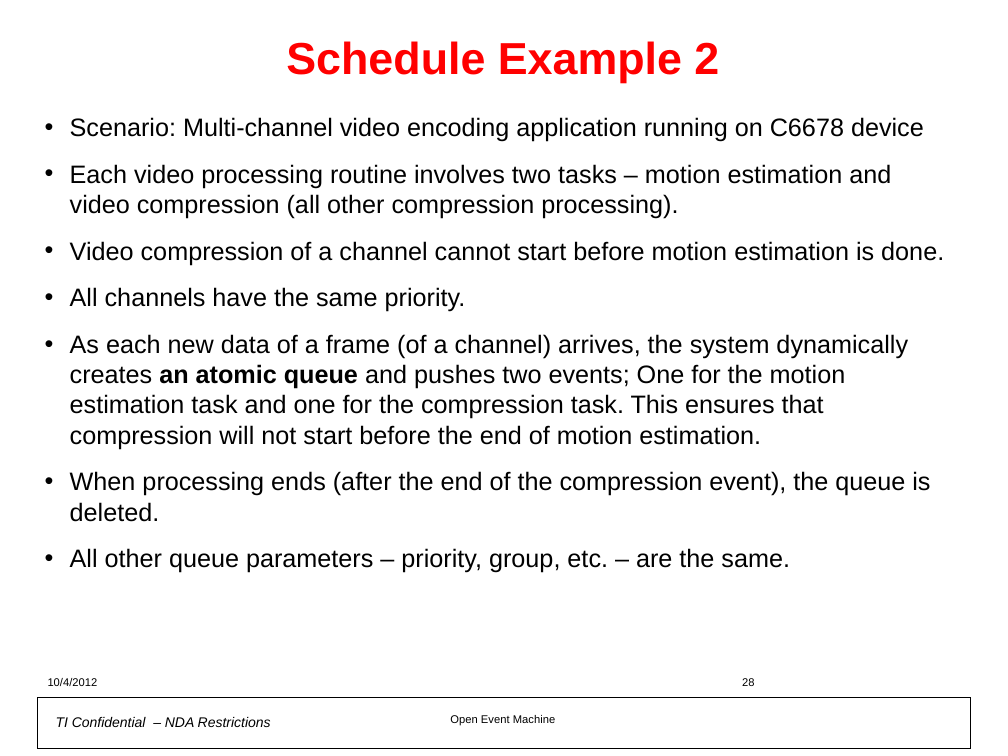
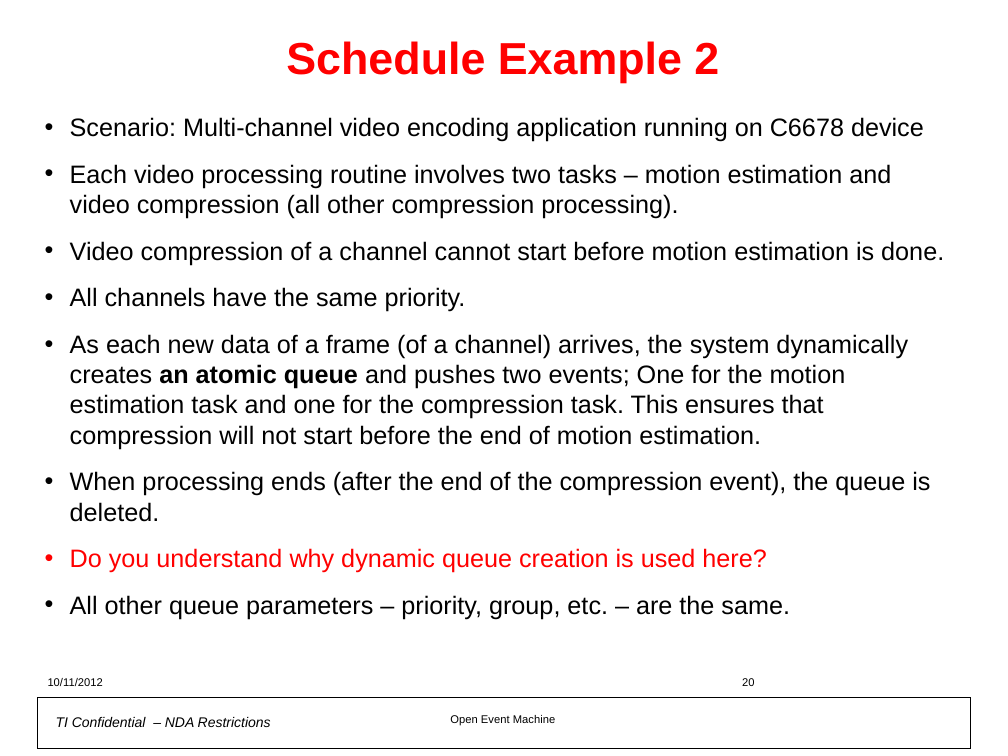
Before and after one commit to hari1989/keystone-workshop, a slide deck: slide 20 of preliminary/Open Event Machine.pptx (slide 28 before the commit). Drawn at 1008x756 pixels with LibreOffice and Linux fonts; fonts in the diff are those of the drawing; background and template pictures are left out. Boxes give left, top, right and bottom in pixels: in the first picture for what was removed or moved away, otherwise in the second. Text is boxed around its words. In the diff, an @@ line names an element or a change of style, - is before the commit and + after.

```diff
--- a/preliminary/Open Event Machine.pptx
+++ b/preliminary/Open Event Machine.pptx
@@ text at (70,548,766,573): paragraph added @@
+• Do you understand why dynamic queue creation is used here?
@@ text at (48,678,103,686): text changed @@
-10/4/2012
+10/11/2012
@@ page number at (742,678,754,686): text changed @@
-28
+20
```
Also in this commit, not shown: 43 other slides changed, 7 slides added, 6 slides removed.
